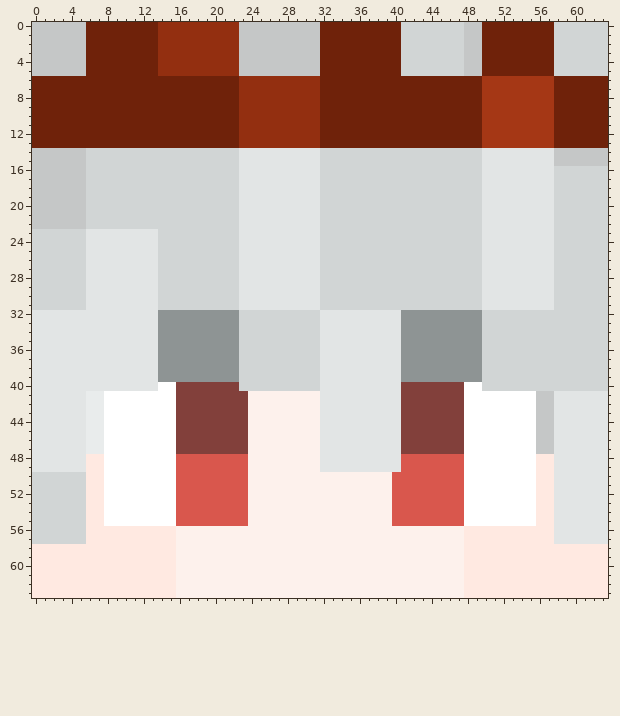
File history of a pixel-art sprite, skins/7e736aca-a538-41fe-b727-0acb738830ef.png. Above, as it was before the edit.
The file is 64x64 pixels. Colours within 5 levels of each other are drawn and written as one.
Now the later version:
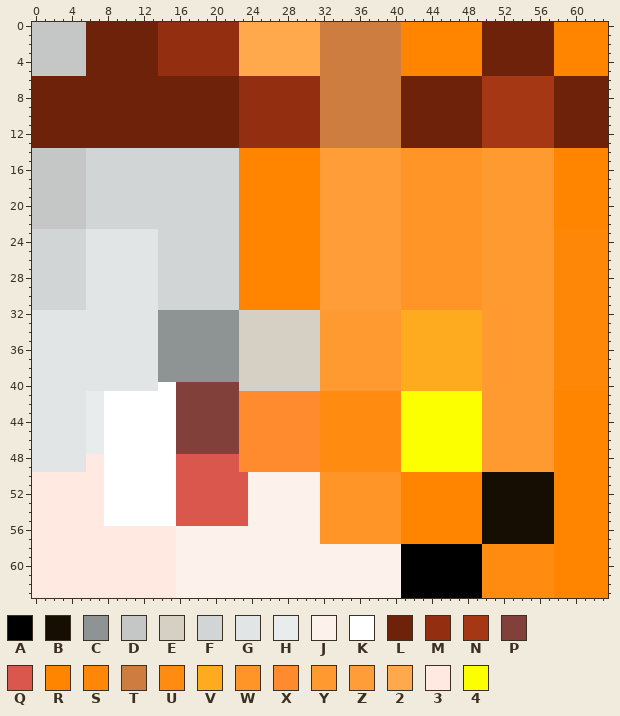
Palette (. is transparent): A #000000  B #160d03  C #8e9494  D #c5c7c7  E #d6cfc3  F #d1d5d5  G #e2e5e5  H #e9ecec  J #fdf1ec  K #ffffff  L #6f220a  M #932f10  N #a53715  P #82403b  Q #d9574d  R #ff8400  S #ff8707  T #cc7d3f  U #ff8c10  V #feab1f  W #ff9526  X #ff8b2e  Y #ff9a31  Z #ff9e39  2 #ffa84c  3 #ffe9e1  4 #fbff00
Message: 自動上傳玩家 _Socean 的皮膚臉部
The edit:
Changed rows in their new state; - is an unchanged pixel.
first column x 0:
 0 -----------------------222222222TTTTTTTTTRRRRRRRRR--------RRRRRR
 1 -----------------------222222222TTTTTTTTTRRRRRRRRR--------RRRRRR
 2 -----------------------222222222TTTTTTTTTRRRRRRRRR--------RRRRRR
 3 -----------------------222222222TTTTTTTTTRRRRRRRRR--------RRRRRR
 4 -----------------------222222222TTTTTTTTTRRRRRRRRR--------RRRRRR
 5 -----------------------222222222TTTTTTTTTRRRRRRRRR--------RRRRRR
 6 --------------------------------TTTTTTTTT-----------------------
 7 --------------------------------TTTTTTTTT-----------------------
 8 --------------------------------TTTTTTTTT-----------------------
 9 --------------------------------TTTTTTTTT-----------------------
10 --------------------------------TTTTTTTTT-----------------------
11 --------------------------------TTTTTTTTT-----------------------
12 --------------------------------TTTTTTTTT-----------------------
13 --------------------------------TTTTTTTTT-----------------------
14 -----------------------RRRRRRRRRZZZZZZZZZWWWWWWWWWYYYYYYYYRRRRRR
15 -----------------------RRRRRRRRRZZZZZZZZZWWWWWWWWWYYYYYYYYRRRRRR
16 -----------------------RRRRRRRRRZZZZZZZZZWWWWWWWWWYYYYYYYYRRRRRR
17 -----------------------RRRRRRRRRZZZZZZZZZWWWWWWWWWYYYYYYYYRRRRRR
18 -----------------------RRRRRRRRRZZZZZZZZZWWWWWWWWWYYYYYYYYRRRRRR
19 -----------------------RRRRRRRRRZZZZZZZZZWWWWWWWWWYYYYYYYYRRRRRR
20 -----------------------RRRRRRRRRZZZZZZZZZWWWWWWWWWYYYYYYYYRRRRRR
21 -----------------------RRRRRRRRRZZZZZZZZZWWWWWWWWWYYYYYYYYRRRRRR
22 -----------------------RRRRRRRRRZZZZZZZZZWWWWWWWWWYYYYYYYYRRRRRR
23 -----------------------RRRRRRRRRZZZZZZZZZWWWWWWWWWYYYYYYYYSSSSSS
24 -----------------------RRRRRRRRRZZZZZZZZZWWWWWWWWWYYYYYYYYSSSSSS
25 -----------------------RRRRRRRRRZZZZZZZZZWWWWWWWWWYYYYYYYYSSSSSS
26 -----------------------RRRRRRRRRZZZZZZZZZWWWWWWWWWYYYYYYYYSSSSSS
27 -----------------------RRRRRRRRRZZZZZZZZZWWWWWWWWWYYYYYYYYSSSSSS
28 -----------------------RRRRRRRRRZZZZZZZZZWWWWWWWWWYYYYYYYYSSSSSS
29 -----------------------RRRRRRRRRZZZZZZZZZWWWWWWWWWYYYYYYYYSSSSSS
30 -----------------------RRRRRRRRRZZZZZZZZZWWWWWWWWWYYYYYYYYSSSSSS
31 -----------------------RRRRRRRRRZZZZZZZZZWWWWWWWWWYYYYYYYYSSSSSS
32 -----------------------EEEEEEEEEYYYYYYYYYVVVVVVVVVYYYYYYYYSSSSSS
33 -----------------------EEEEEEEEEYYYYYYYYYVVVVVVVVVYYYYYYYYSSSSSS
34 -----------------------EEEEEEEEEYYYYYYYYYVVVVVVVVVYYYYYYYYSSSSSS
35 -----------------------EEEEEEEEEYYYYYYYYYVVVVVVVVVYYYYYYYYSSSSSS
36 -----------------------EEEEEEEEEYYYYYYYYYVVVVVVVVVYYYYYYYYSSSSSS
37 -----------------------EEEEEEEEEYYYYYYYYYVVVVVVVVVYYYYYYYYSSSSSS
38 -----------------------EEEEEEEEEYYYYYYYYYVVVVVVVVVYYYYYYYYSSSSSS
39 -----------------------EEEEEEEEEYYYYYYYYYVVVVVVVVVYYYYYYYYSSSSSS
40 -----------------------EEEEEEEEEYYYYYYYYYVVVVVVVVVYYYYYYYYSSSSSS
41 -----------------------XXXXXXXXXUUUUUUUUU444444444YYYYYYYYRRRRRR
42 -----------------------XXXXXXXXXUUUUUUUUU444444444YYYYYYYYRRRRRR
43 -----------------------XXXXXXXXXUUUUUUUUU444444444YYYYYYYYRRRRRR
44 -----------------------XXXXXXXXXUUUUUUUUU444444444YYYYYYYYRRRRRR
45 -----------------------XXXXXXXXXUUUUUUUUU444444444YYYYYYYYRRRRRR
46 -----------------------XXXXXXXXXUUUUUUUUU444444444YYYYYYYYRRRRRR
47 -----------------------XXXXXXXXXUUUUUUUUU444444444YYYYYYYYRRRRRR
48 -----------------------XXXXXXXXXUUUUUUUUU444444444YYYYYYYYRRRRRR
49 -----------------------XXXXXXXXXUUUUUUUUU444444444YYYYYYYYRRRRRR
50 333333--------------------------WWWWWWWWWRRRRRRRRRBBBBBBBBRRRRRR
51 333333--------------------------WWWWWWWWWRRRRRRRRRBBBBBBBBRRRRRR
52 333333--------------------------WWWWWWWWWRRRRRRRRRBBBBBBBBRRRRRR
53 333333--------------------------WWWWWWWWWRRRRRRRRRBBBBBBBBRRRRRR
54 333333--------------------------WWWWWWWWWRRRRRRRRRBBBBBBBBRRRRRR
55 333333--------------------------WWWWWWWWWRRRRRRRRRBBBBBBBBRRRRRR
56 333333--------------------------WWWWWWWWWRRRRRRRRRBBBBBBBBRRRRRR
57 333333--------------------------WWWWWWWWWRRRRRRRRRBBBBBBBBRRRRRR
58 -----------------------------------------AAAAAAAAAUUUUUUUURRRRRR
59 -----------------------------------------AAAAAAAAAUUUUUUUURRRRRR
60 -----------------------------------------AAAAAAAAAUUUUUUUURRRRRR
61 -----------------------------------------AAAAAAAAAUUUUUUUURRRRRR
62 -----------------------------------------AAAAAAAAAUUUUUUUURRRRRR
63 -----------------------------------------AAAAAAAAAUUUUUUUURRRRRR
Pixel boxes of the changes (left, top, right, bottom) in both pictures:
changed: (239, 22, 608, 598)
changed: (32, 472, 86, 544)
